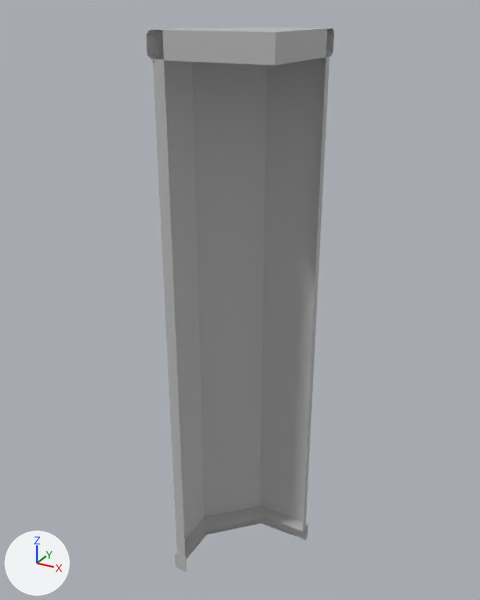
The FBX model Assets/Ressources/FBX/Building/MOD_Wall_Angle_01_5x12_5.fbx, before and after one commit.
Rendered twice from a 50 mm lens placed at (6.09, -11.37, 12.85), pointed at (-0.4, 0.43, 6.95). Every picture has the same lights, and +X, +Y and +Z are marked at lower left. Where no turn or scale is listed for an object, it has been applied to the vertices. Vertices at the same position are counted once.

Names of what the first picture shows: 'MOD_Wall_angle_01_5x12_5'.
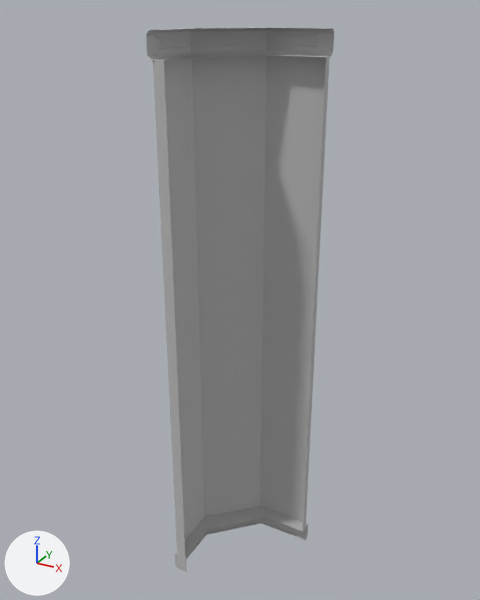
Where the newer file only moved an object's origin or applied its transform, the numbers keep the older frame.

Edits to the bpy script that builds the scene:
```text
Change me_mesh:
    used by ob_mod_wall_angle_01_5x12_5; location = (0.0, 0.0, 0.0)
    remove me_mesh.from_pydata(...)  # 368 vertices, 335 faces; spans x -1.47..1.08, y -1.08..1.47, z 0.0..12.5
    add me_mesh.from_pydata(...)  # 360 vertices, 321 faces; spans x -1.47..1.08, y -1.08..1.47, z 0.0..12.5
    me_mesh part 1
    8 vertices are removed from x -1.1..1.08, y -1.08..0.0, z 12.0..12.5
    14 faces are deleted
```

Pixel boxes (x1, y1, x2, y2) of what changed, in the pictures (480 x 600 px):
part 1 of me_mesh, deleted
    before: (163, 28, 327, 65)
